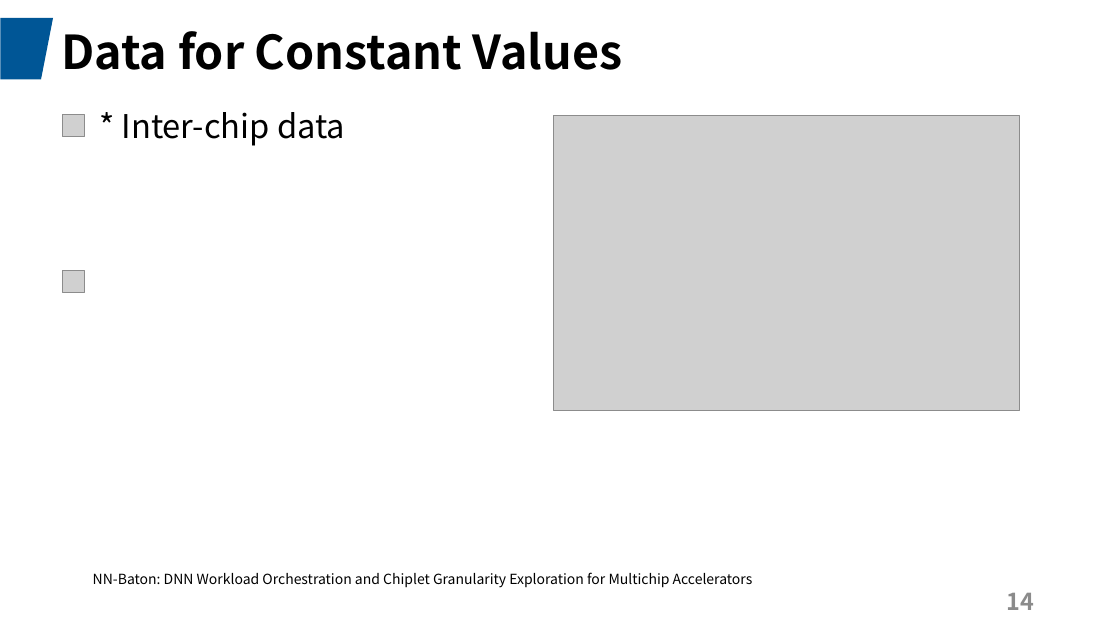
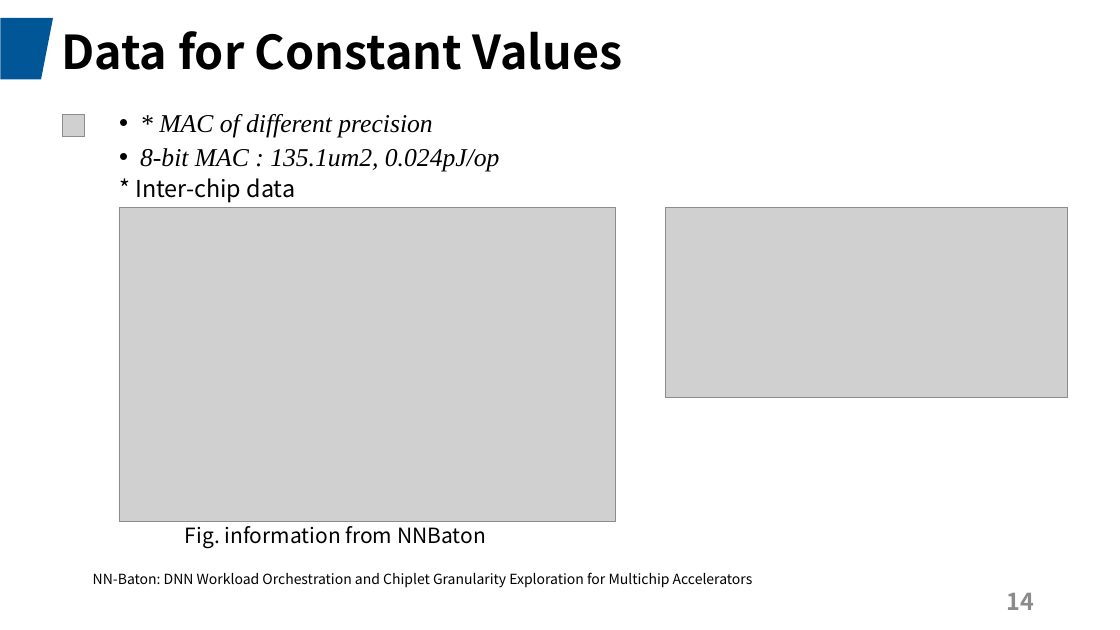
Before and after one commit to JadeQiong/DSE, a slide deck: slide 14 of 组会3.18GNN.pptx. Drawn at 1120x630 pixels with LibreOffice and Linux fonts; fonts in the diff are those of the drawing; grey boxes stand for pictures. Boxes give left, top, right and bottom in pixels: in the first picture for what was removed or moved away, otherwise in the second. Text is boxed around its words. In the diff, an @@ line names an element or a change of style, - is before the commit and + after.

```diff
--- a/组会3.18GNN.pptx
+++ b/组会3.18GNN.pptx
@@ text at <box>140,114,500,171</box>: paragraphs added @@
+  • * MAC of different precision
+  • 8-bit MAC : 135.1um2, 0.024pJ/op
@@ text at <box>135,178,296,203</box>: size 28 to 20 pt in "* Inter-chip data"; list level 1 to 2 in "* Inter-chip data" @@
@@ picture: place and size @@
-picture at <box>554,116,1019,411</box>
+picture at <box>119,208,616,522</box>
@@ picture added at <box>665,208,1068,397</box> @@
@@ picture removed at <box>62,271,85,293</box> @@
@@ text added at <box>185,526,486,548</box>, 18 pt, text #000000 @@
+Fig. information from NNBaton
```
Also in this commit, not shown: 3 other slides changed, 2 slides added, 2 slides removed, 1 other file.
